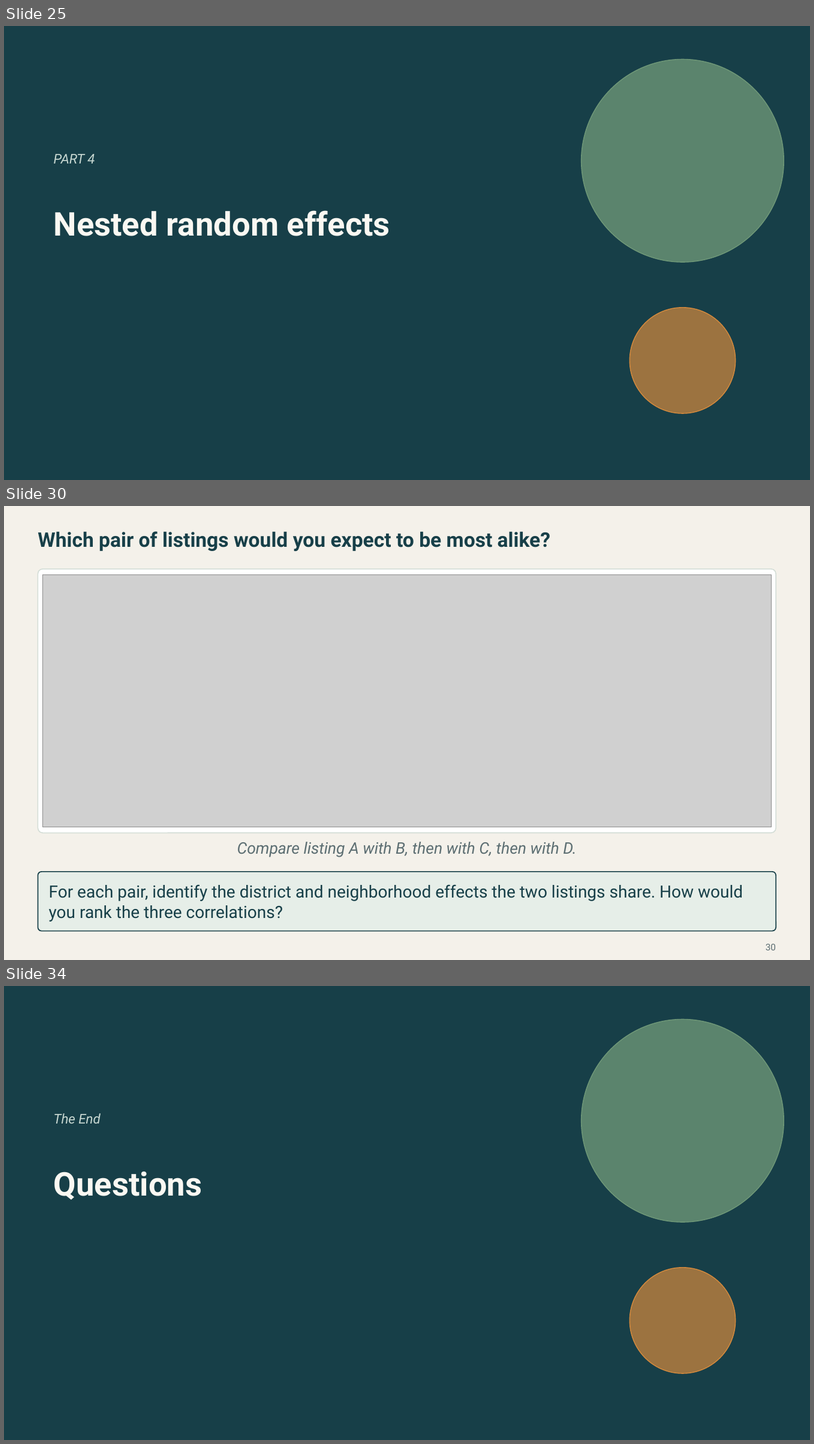
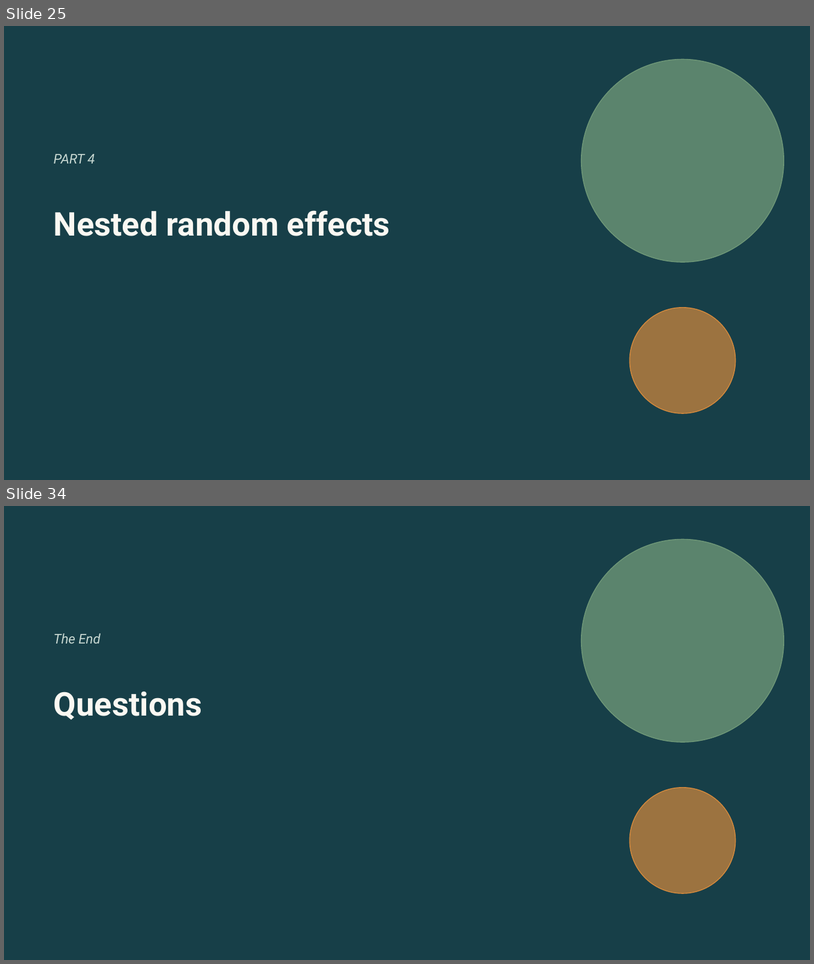
Before and after one commit to Postmus/BeyondMLR, a slide deck: lectures_2627/week3/Beyond_MLR_Week_3.pptx. Shown one above the other, each under a label of ours: slides 25, 30 and 34 before the commit, slides 25 and 34 after it; the slides between them are not shown. The pictures are 814x1444 and 814x964 pixels, drawn with LibreOffice and Linux fonts; fonts in the diff are those of the drawing; grey boxes stand for pictures. Boxes give left, top, right and bottom in pixels: in the first picture for what was removed or moved away, otherwise in the second. Text is boxed around its words. In the diff, an @@ line names an element or a change of style, - is before the commit and + after.

Commit message:
Focus Week 3 Airbnb labs and lecture on entire homes
Center capacity at four guests and compare four- and five-guest homes at WalkScores 85 and 91. Update the nested-model results and show neighborhood WalkScores by district.

```diff
--- a/lectures_2627/week3/Beyond_MLR_Week_3.pptx
+++ b/lectures_2627/week3/Beyond_MLR_Week_3.pptx
@@ slide 30 removed at (4,506,810,960), background #F4F1EA @@
@@ text removed at (38,531,551,551) @@
-Which pair of listings would you expect to be most alike?
@@ rounded rectangle removed at (38,569,777,832) @@
@@ picture removed at (43,575,771,826) @@
@@ text removed at (237,841,576,857) @@
-Compare listing A with B, then with C, then with D.
@@ rounded rectangle removed at (38,871,777,931) @@
@@ text removed at (49,884,743,921) @@
-For each pair, identify the district and neighborhood effects the two listings share. How would you rank the three correlations?
@@ page number removed at (766,943,776,950) @@
-30
```
Also in this commit, not shown: 6 slides changed, 2 slides added, 1 other slide removed, 12 other files.
